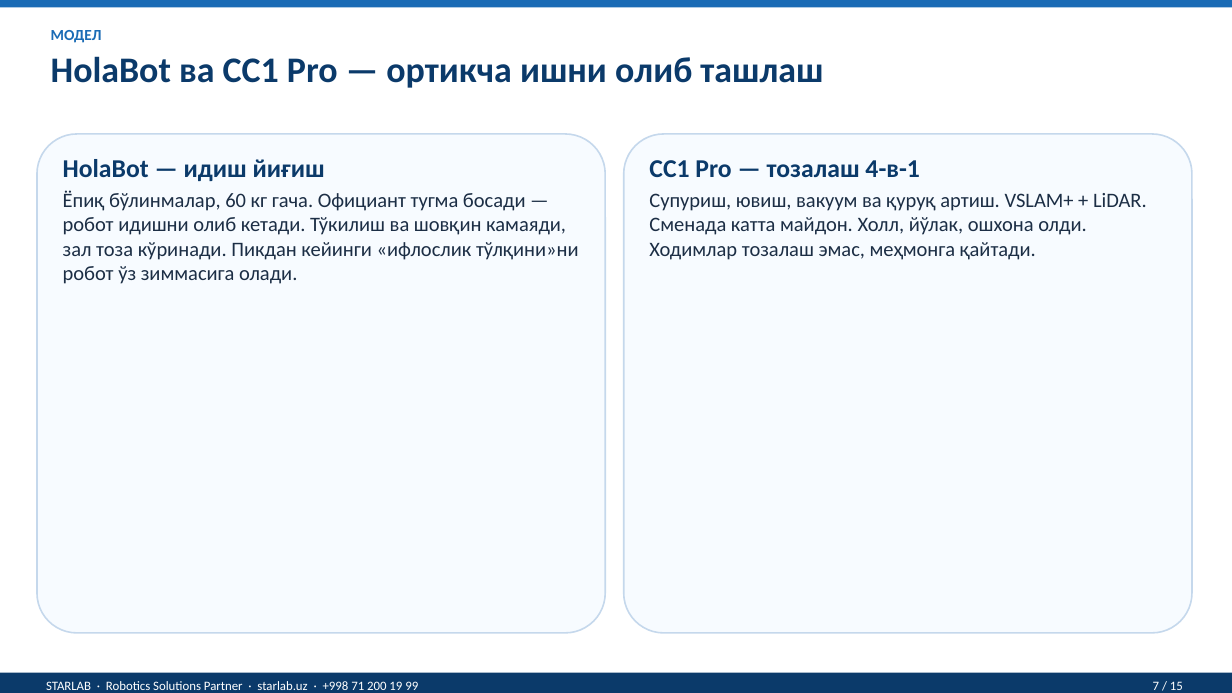
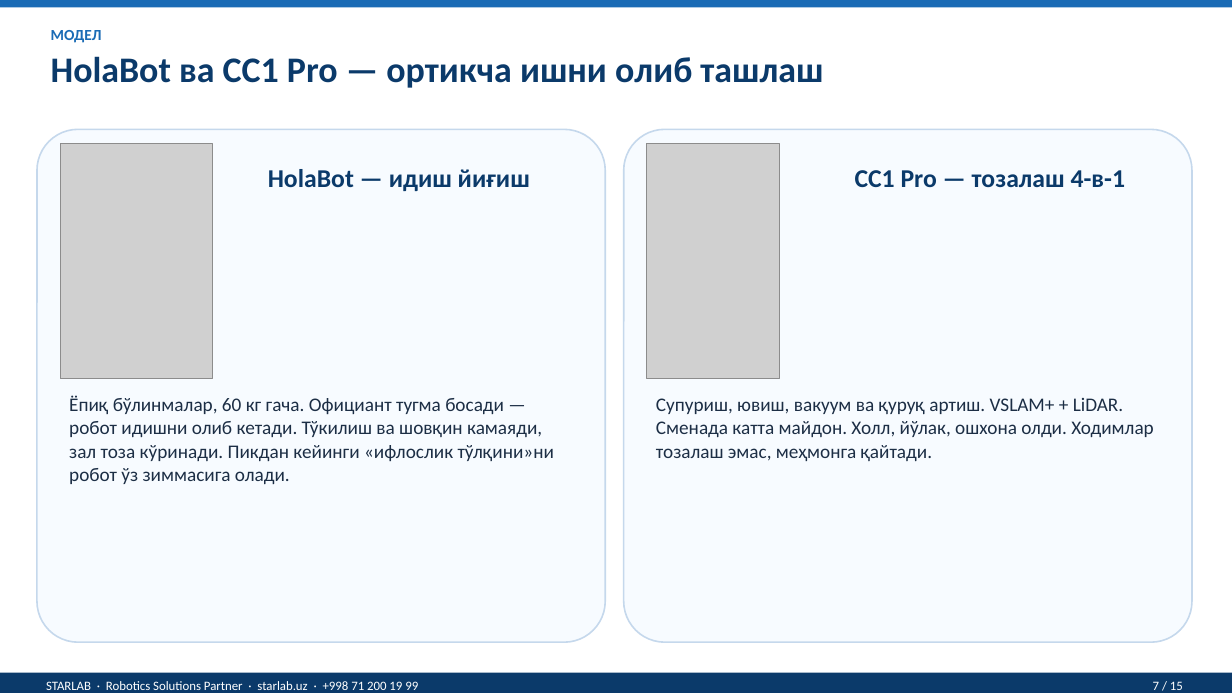
Before and after one commit to Musobek0809/moliya-bot, a slide deck: slide 7 of presentations/ROBOSANT_Restoran_UZ_kirill.pptx. Drawn at 1232x693 pixels with LibreOffice and Linux fonts; fonts in the diff are those of the drawing; grey boxes stand for pictures. Boxes give left, top, right and bottom in pixels: in the first picture for what was removed or moved away, otherwise in the second. Text is boxed around its words. In the diff, an @@ line names an element or a change of style, - is before the commit and + after.

```diff
--- a/presentations/ROBOSANT_Restoran_UZ_kirill.pptx
+++ b/presentations/ROBOSANT_Restoran_UZ_kirill.pptx
@@ rounded rectangle resized from (x1=37, y1=134, x2=605, y2=633) to (x1=37, y1=129, x2=605, y2=642) @@
@@ picture added at (x1=60, y1=143, x2=213, y2=379) @@
@@ rounded rectangle resized from (x1=624, y1=134, x2=1192, y2=633) to (x1=624, y1=129, x2=1192, y2=642) @@
@@ picture added at (x1=647, y1=143, x2=779, y2=379) @@
@@ text "HolaBot — идиш йиғиш" moved from (x1=63, y1=159, x2=325, y2=181) to (x1=268, y1=169, x2=530, y2=191) @@
@@ text "CC1 Pro — тозалаш 4-в-1" moved from (x1=649, y1=160, x2=919, y2=177) to (x1=855, y1=170, x2=1125, y2=187) @@
@@ text "Ёпиқ бўлинмалар, 60 кг гача. ..." moved from (x1=63, y1=190, x2=579, y2=284) to (x1=69, y1=396, x2=554, y2=484) @@
@@ text "Ёпиқ бўлинмалар, 60 кг гача. ..." at (x1=69, y1=396, x2=554, y2=484): size 16 to 15 pt @@
@@ text "Супуриш, ювиш, вакуум ва қуруқ ..." at (x1=656, y1=398, x2=1153, y2=461): size 16 to 15 pt @@
@@ text "Супуриш, ювиш, вакуум ва қуруқ ..." moved from (x1=649, y1=193, x2=1147, y2=260) to (x1=656, y1=398, x2=1153, y2=461) @@
```
Also in this commit, not shown: 6 other slides changed, 29 other files.
